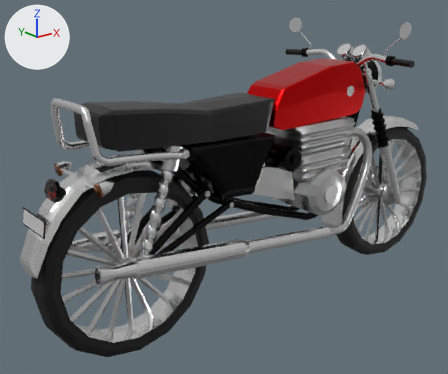
A saved change to the glTF model client/public/models/motor1.glb.
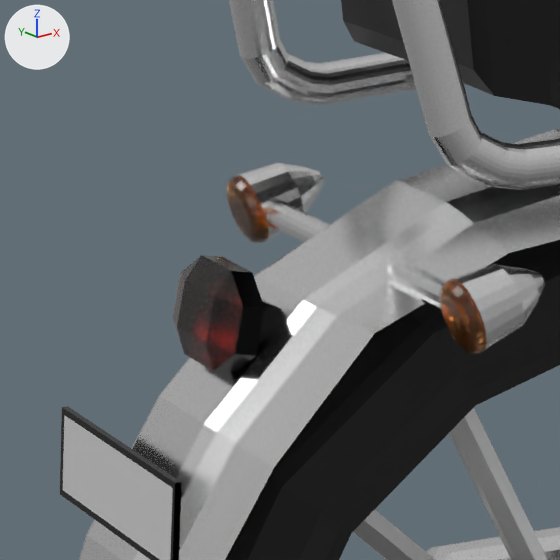
The first picture shows the older version from a 50 mm lens placed at (-4.58, -6.28, 2.14), pointed at (0.74, 0.36, -0.52). The close-ups show both versions on the part from 3% to 26% of the width and 35% to 63% of the height of that picture; other places that the commit changed are outside them. The lights are fixed; the arrows at upper left show +X, +Y and +Z. Where no turn or scale is listed for an object, it has been applied to the vertices.

In view in the first close-up: 'back_turnlights', 'back_water', 'back_wheel', 'exhaust', 'fender_back', 'light_back', 'numberPlate', 'seat'.
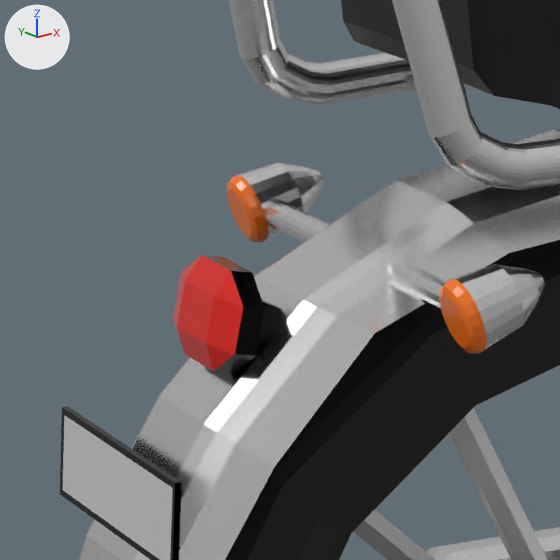
The newer file is also turned or shifted as a whole; pictures and numbers use the older file's frame.

Where the change shows, as pixel boxes [x1, y1, x2, y2] in the close-ups (560 x 560 px):
'back_turnlights', surface changed (brown to orange)
    both: [226, 173, 490, 354]
'light_back', surface changed
    both: [173, 255, 247, 372]

Patch to the scene script:
```diff
--- a/client/public/models/motor1.glb.py
+++ b/client/public/models/motor1.glb.py
@@ mat_flash @@
 mat_flash.roughness = 0.15
-mat_flash.transmission_weight = 0.97
@@ mat_light_back @@
 mat_light_back.roughness = 0.2
-mat_light_back.transmission_weight = 1.0
```
